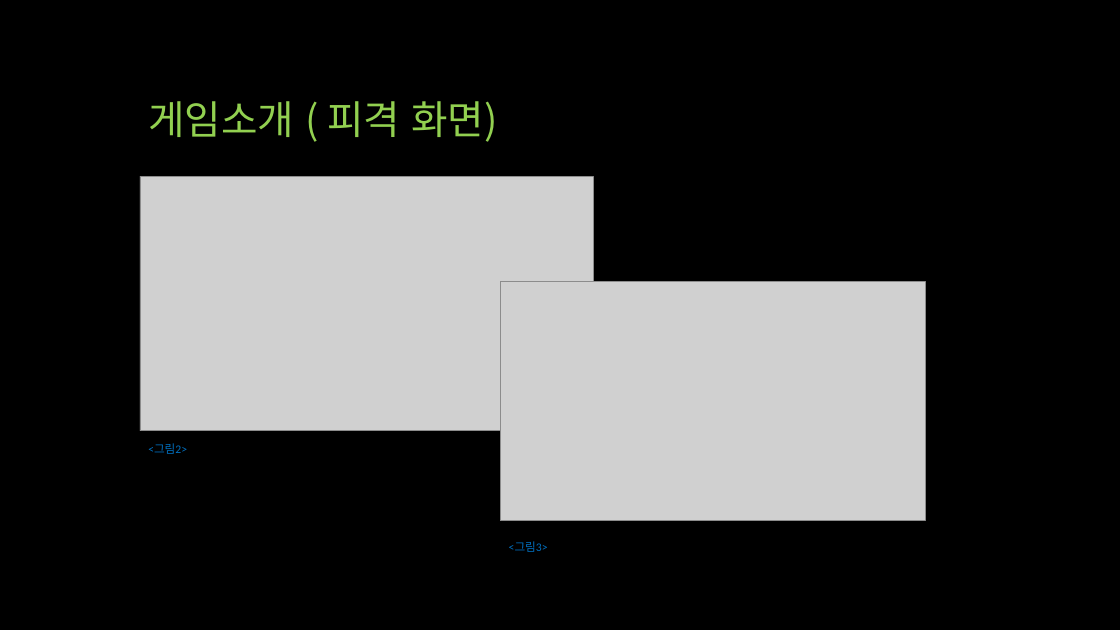
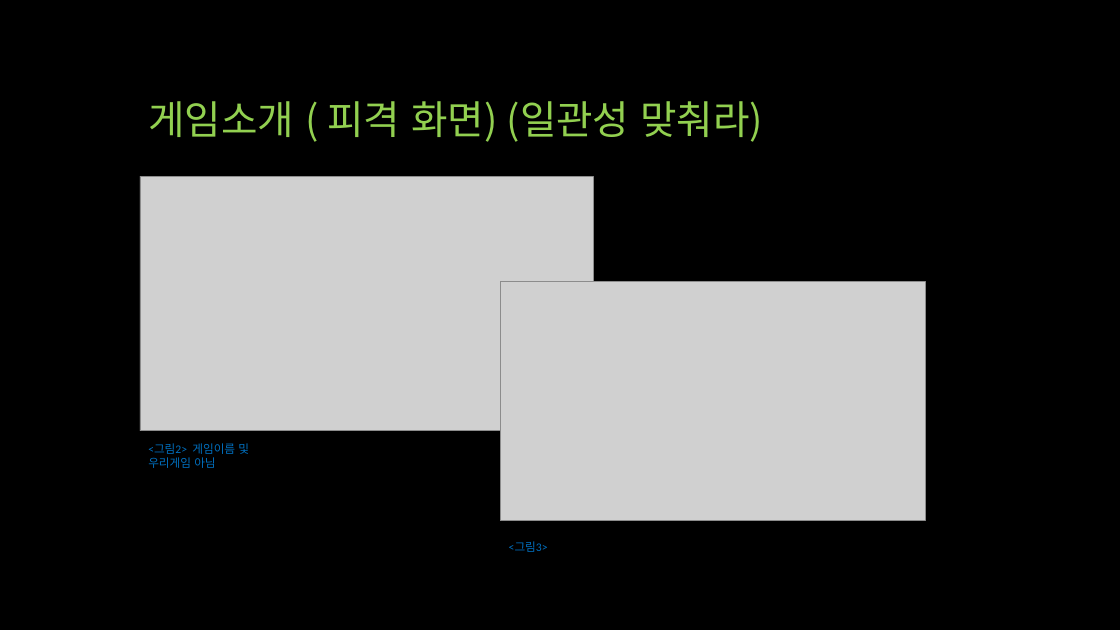
Before and after one commit to qwert830/SP, a slide deck: slide 6 of 기획/UTB (Unknown Team Battle).pptx. Drawn at 1120x630 pixels with LibreOffice and Linux fonts; fonts in the diff are those of the drawing; grey boxes stand for pictures. Boxes give left, top, right and bottom in pixels: in the first picture for what was removed or moved away, otherwise in the second. Text is boxed around its words. In the diff, an @@ line names an element or a change of style, - is before the commit and + after.

```diff
--- a/기획/UTB (Unknown Team Battle).pptx
+++ b/기획/UTB (Unknown Team Battle).pptx
@@ title at [148, 101, 763, 142]: text changed @@
-게임소개 ( 피격 화면)
+게임소개 ( 피격 화면) (일관성 맞춰라)
@@ text at [148, 443, 249, 468]: text changed @@
-<그림2>
+<그림2> 게임이름 및 우리게임 아님
```
Also in this commit, not shown: 1 other slide changed, 1 slide added, 27 other files.
